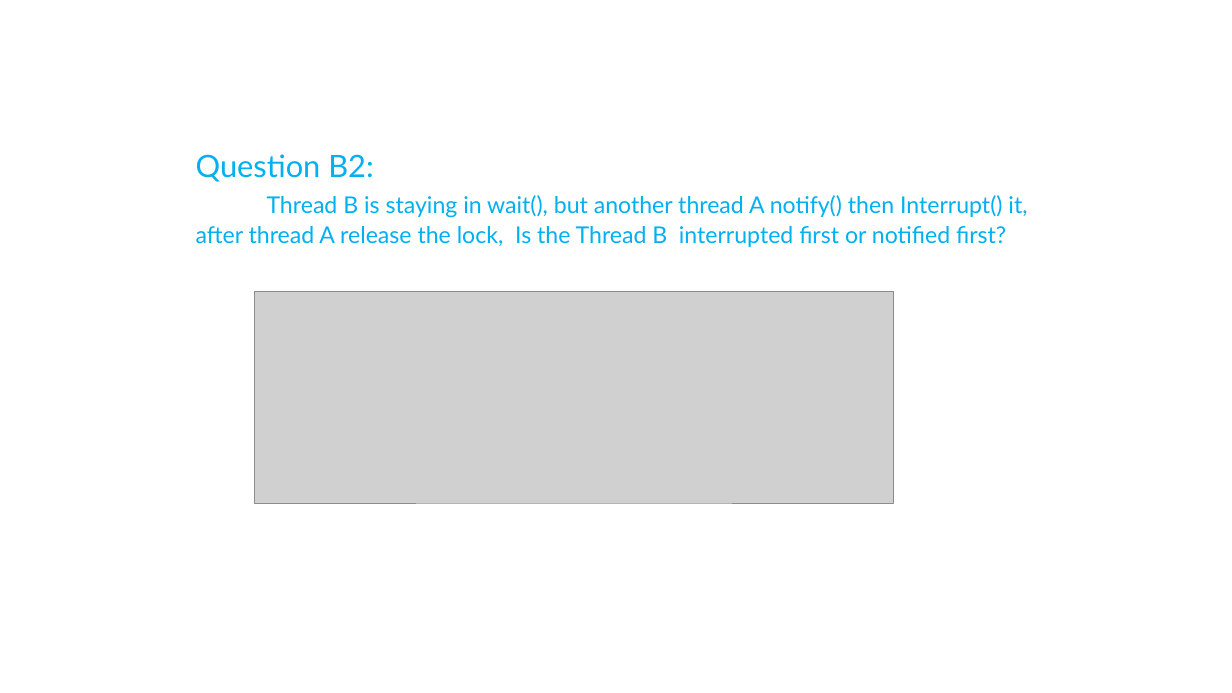
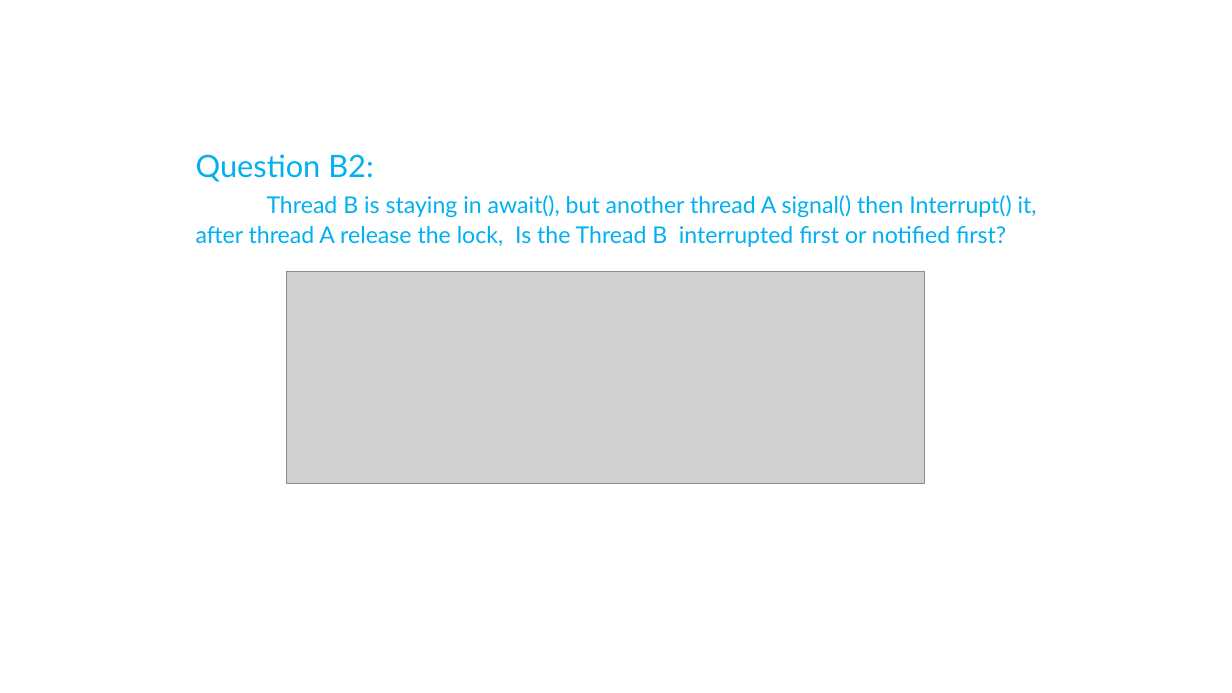
Before and after one commit to exiaoqu/ProducerConsumerProblemInJava, a slide deck: slide 22 of Producer and Consumer in Java.pptx (slide 23 before the commit). Drawn at 1232x693 pixels with LibreOffice and Linux fonts; fonts in the diff are those of the drawing; grey boxes stand for pictures; background and template pictures are left out. Boxes give left, top, right and bottom in pixels: in the first picture for what was removed or moved away, otherwise in the second. Text is boxed around its words. In the diff, an @@ line names an element or a change of style, - is before the commit and + after.

```diff
--- a/Producer and Consumer in Java.pptx
+++ b/Producer and Consumer in Java.pptx
@@ text at <box>196,195,1037,247</box>: text changed @@
-Thread B is staying in wait(), but another thread A notify() then Interrupt() it, after thread A release the lock, Is the Thread B interrupted first or notified first?
+Thread B is staying in await(), but another thread A signal() then Interrupt() it, after thread A release the lock, Is the Thread B interrupted first or notified first?
@@ picture: place and size @@
-picture at <box>255,291,894,503</box>
+picture at <box>287,272,925,483</box>
```
Also in this commit, not shown: 3 other slides changed, 1 other file.
